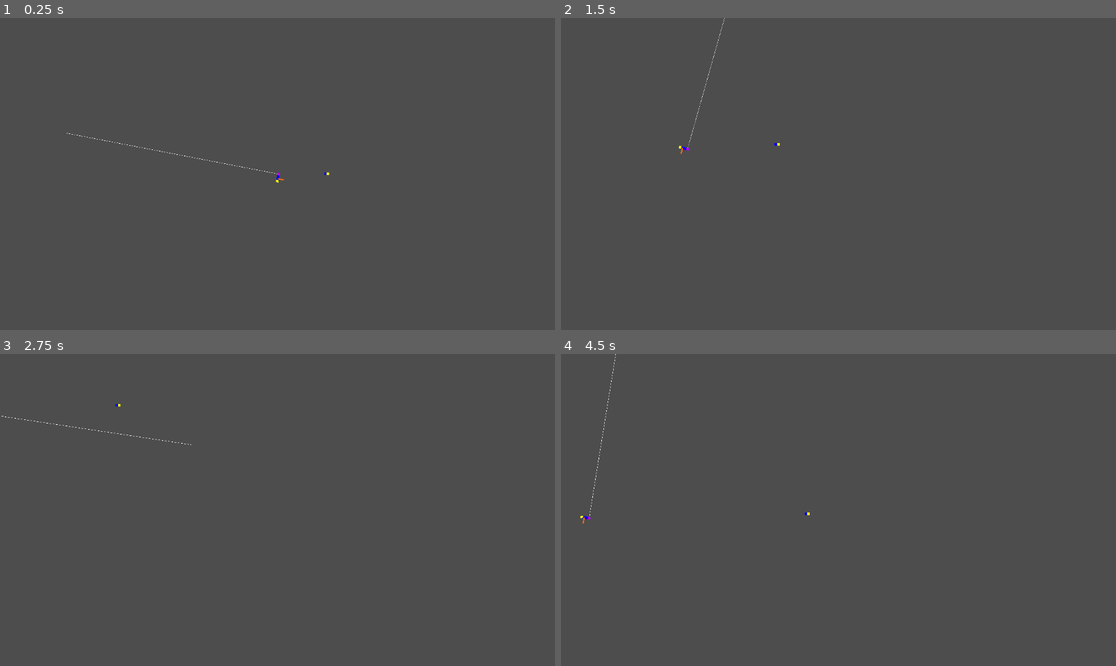
Above: before the commit, frames 1-4 (two rows, left to right).
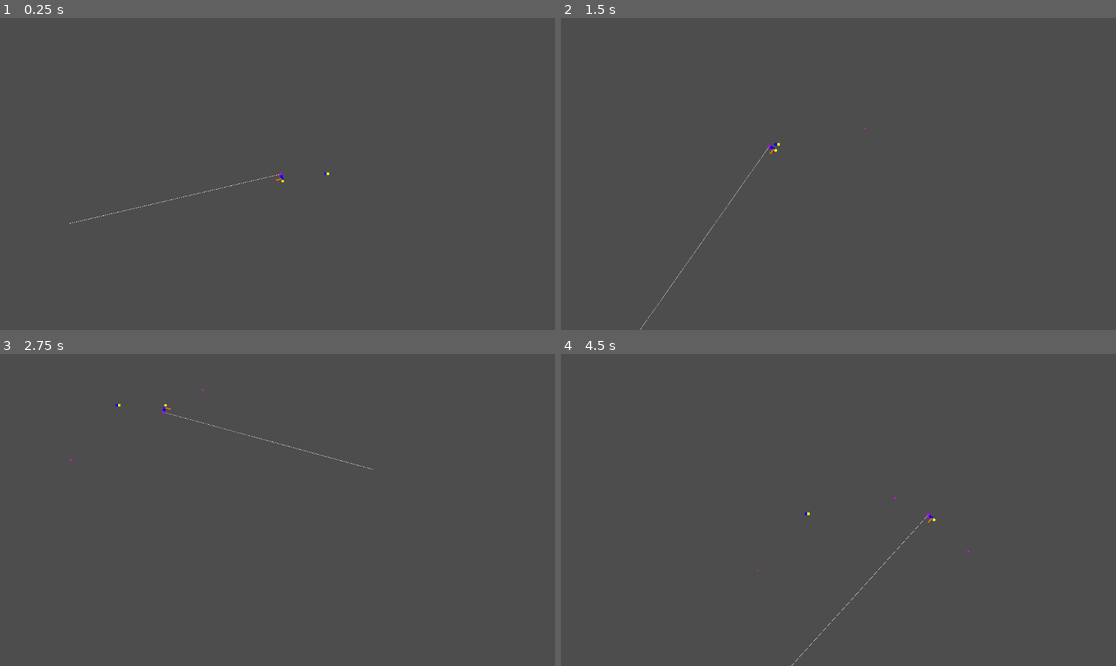
Above: after the commit, the same moments.

Repository: 06gusmog/EVOLUTIONATOR-4000
Game: Godot game, scene res://Misc/testworld.tscn
Same seed, same stepped clock (60 frames per second), same inputs: the game is played once before the commit and once after it.
Inputs (mouse positions are in pixels of both pictures, inside the frame that each line leads up to):
- Up to frame 1 (0.25 s): no input
- Up to frame 2 (1.5 s): move the mouse to (960, 158) at 0.52 s; hold Right (right) 0.53-1.28 s; click (960, 158) at 0.6 s; move the mouse to (727, 189) at 1.27 s; hold Down (down) from 1.28 s (still down); tap Shift (zoom_in) at 1.35 s
- Up to frame 3 (2.75 s): click (166, 525) at 1.55 s; move the mouse to (333, 441) at 2.02 s; release Down (down) at 2.03 s; hold Right (right) from 2.03 s (still down); tap Ctrl (zoom_out) at 2.1 s; click (333, 441) at 2.3 s
- Up to frame 4 (4.5 s): move the mouse to (810, 572) at 2.77 s; release Right (right) at 2.78 s; hold Up (up) 2.78-3.53 s; click (810, 572) at 2.85 s; move the mouse to (1005, 556) at 3.52 s; hold Left (left) from 3.53 s (still down); click (1005, 556) at 3.6 s; move the mouse to (672, 463) at 4.27 s; tap Shift (zoom_in) at 4.35 s

The runs differ from the first frame. In frame 1, 0.2% of the frame differs, in the area x 12-52%, y 36-66%; in frame 2, 0.2%; in frame 3, 0.1%; in frame 4, 0.2%, in the area x 3-74%, y 0-100%.
Error before the commit: Out of bounds get index '0' (on base: 'String') (res://Standards/Cell.gd:27)

Commit message:
Energy, food, bugfixes and touch-ups
I added energy to the creatures. When they run out they die.
I added food, that drops when cells are eaten or when a creature dies.
I fixed the bug where creatures were not reporting their collisions.

Diff:
--- a/Godot/Misc/Creature.gd
+++ b/Godot/Misc/Creature.gd
@@ -2,15 +2,18 @@
 var DNA : Array
 var killing_queue : Array
 var cells : Array
+var energy = 100.0
+var food_object
 
 @export var cell_weight : float
+@export var cell_energy : float
 
 @onready var visual_effects_root_node = $"Visual Effects"
-
 
 # Called when the node enters the scene tree for the first time.
 func _ready():
 	#i is because there is no enumerate
+	food_object = get_parent().get_node('FoodObject')
 	var i = 0
 	for RNA in DNA:
 		var cell_base = load("res://Cell Types/Scenes/" + RNA['Type'] + ".tscn")
@@ -25,11 +28,15 @@
 # Called every frame. 'delta' is the elapsed time since the previous frame.
 func _process(delta):
 	clear_killing_queue()
-
+	var frame_energy_consumption = 0.0
 	for cell in cells:
 		cell.update_output()
 	for cell in cells:
 		cell.read_and_act()
+		frame_energy_consumption += cell.energy_consumption
+	energy -= frame_energy_consumption * delta
+	if energy <= 0:
+		die()
 
 
 func _on_body_shape_entered(body_rid, body, body_shape_index, local_shape_index):
@@ -37,8 +44,10 @@
 	if not body is RigidBody2D:
 		print('---Not a creature break---')
 		return 0
-	var local_cell = get_child(local_shape_index)
-	var body_cell = get_parent().get_child(body).get_child(body_shape_index)
+	var local_cell = cells[local_shape_index]
+	var body_cell = body.cells[body_shape_index]
+	print(body_cell)
+	print(local_cell)
 	if 'Eats' in body_cell.tags and not 'Inedible' in local_cell.tags:
 		print('-We have been consumed-')
 		kill_cell(local_shape_index)
@@ -53,10 +62,19 @@
 		var placeholder_cells = []
 		for cell in cells:
 			if cell.cellID in killing_queue:
+				food_object.add_food(cell_energy, cell.global_position)
 				cell.queue_free()
-				mass -= 1
+				mass -= cell_weight
 				continue
 			cell.remove_connections(killing_queue)
 			placeholder_cells.append(cell)
 		cells = placeholder_cells
 		killing_queue = []
+	if cells == []:
+		die()
+
+func die():
+	for cell in cells:
+		food_object.add_food(cell_energy, cell.global_position)
+		mass -= cell_weight
+	queue_free()
--- /dev/null
+++ b/Godot/Misc/FoodObject.gd
@@ -0,0 +1,27 @@
+extends Area2D
+
+const FOOD_BIT = preload("res://Misc/food_bit.tscn")
+var food : Array
+
+func add_food(energy, food_position):
+	food.append(energy)
+	var instantiated_food_bit = FOOD_BIT.instantiate()
+	instantiated_food_bit.position = food_position
+	add_child(instantiated_food_bit)
+
+func eat_food(index : int):
+	var food_to_eat = get_child(index)
+	if food_to_eat.get_meta('eaten') == false: # This fuckery is necessary because the creature overlapps several times before the food is deleted.
+		food_to_eat.set_meta('eaten', true)
+		food_to_eat.queue_free()
+		return food.pop_at(index)
+	return 0
+
+
+func _on_body_shape_entered(body_rid, body, body_shape_index, local_shape_index):
+	if body is RigidBody2D:
+		var energy_to_eat = eat_food(local_shape_index)
+		body.energy += energy_to_eat
+	else:
+		print('Food in the wall')
+		eat_food(local_shape_index)
--- a/Godot/Misc/creature.tscn
+++ b/Godot/Misc/creature.tscn
@@ -3,6 +3,8 @@
 [ext_resource type="Script" path="res://Misc/Creature.gd" id="1_2isnp"]
 
 [node name="Creature" type="RigidBody2D"]
+max_contacts_reported = 10
+contact_monitor = true
 linear_damp = 2.0
 angular_damp = 5.0
 script = ExtResource("1_2isnp")
--- /dev/null
+++ b/Godot/Misc/food_bit.tscn
@@ -0,0 +1,15 @@
+[gd_scene load_steps=3 format=3 uid="uid://b6cvmdem4ljqp"]
+
+[ext_resource type="Texture2D" uid="uid://be6tg6lcyhdvt" path="res://Misc/visuals/1_white_pixel.png" id="1_gkowr"]
+
+[sub_resource type="CircleShape2D" id="CircleShape2D_x482q"]
+radius = 1.0
+
+[node name="FoodBit" type="CollisionShape2D"]
+shape = SubResource("CircleShape2D_x482q")
+metadata/eaten = false
+
+[node name="Sprite2D" type="Sprite2D" parent="."]
+modulate = Color(1, 0, 1, 1)
+scale = Vector2(0.5, 0.5)
+texture = ExtResource("1_gkowr")
--- /dev/null
+++ b/Godot/Misc/food_object.tscn
@@ -0,0 +1,8 @@
+[gd_scene load_steps=2 format=3 uid="uid://bgpjpvrhc2ioi"]
+
+[ext_resource type="Script" path="res://Misc/FoodObject.gd" id="1_ybqjv"]
+
+[node name="FoodObject" type="Area2D"]
+script = ExtResource("1_ybqjv")
+
+[connection signal="body_shape_entered" from="." to="." method="_on_body_shape_entered"]
--- a/Godot/Misc/testworld.gd
+++ b/Godot/Misc/testworld.gd
@@ -3,17 +3,18 @@
 @export var camera_move_speed = 5.0
 
 var template = load("res://Misc/creature.tscn")
+@onready var food_object = $FoodObject
 
 var creatures = [
 	[
 		{'Type':'eye_cell', 'Position':Vector2(1,0), 'Connections':[], 'Special Sauce':'009'},
 		{'Type':'move_cell', 'Position':Vector2(1,1), 'Connections':['0'], 'Special Sauce':'1234'},
-		{'Type':'move_cell', 'Position':Vector2(1,2), 'Connections':['3'], 'Special Sauce':'005'},
+		{'Type':'move_cell', 'Position':Vector2(1,2), 'Connections':['3'], 'Special Sauce':'505'},
 		{'Type':'neuron_cell', 'Position':Vector2(1,3), 'Connections':[], 'Special Sauce':'0051'}
 	],
 	[
 		{'Type':'move_cell', 'Position':Vector2(0,0), 'Connections':['1'], 'Special Sauce':'004'},
-		{'Type':'neuron_cell', 'Position':Vector2(1,0), 'Connections':[], 'Special Sauce':''}
+		{'Type':'neuron_cell', 'Position':Vector2(1,0), 'Connections':[], 'Special Sauce':'0000'}
 	]
 ]
 
@@ -32,3 +33,5 @@
 func _process(delta):
 	camera_2d.position += Input.get_vector( 'left', 'right', 'up', 'down') * camera_move_speed * 1/camera_2d.zoom
 	camera_2d.zoom -= Vector2(0.01, 0.01) * Input.get_axis("zoom_in", "zoom_out") * camera_2d.zoom
+	if Input.is_action_just_pressed("click"):
+		food_object.add_food(20, get_global_mouse_position())
--- a/Godot/Misc/testworld.tscn
+++ b/Godot/Misc/testworld.tscn
@@ -1,6 +1,7 @@
-[gd_scene load_steps=3 format=3 uid="uid://e56rk6ix6kmn"]
+[gd_scene load_steps=4 format=3 uid="uid://e56rk6ix6kmn"]
 
 [ext_resource type="Script" path="res://Misc/testworld.gd" id="1_b44a6"]
+[ext_resource type="PackedScene" uid="uid://bgpjpvrhc2ioi" path="res://Misc/food_object.tscn" id="2_bhpx2"]
 
 [sub_resource type="PhysicsMaterial" id="PhysicsMaterial_87dk2"]
 
@@ -18,3 +19,5 @@
 
 [node name="Polygon2D" type="Polygon2D" parent="StaticBody2D"]
 polygon = PackedVector2Array(-552, -293, -554, 288, 512, 284, 528, -291, -552, -291, -633, -378, 609, -353, 615, 351, -650, 356, -633, -376)
+
+[node name="FoodObject" parent="." instance=ExtResource("2_bhpx2")]
--- a/Godot/Standards/Cell.gd
+++ b/Godot/Standards/Cell.gd
@@ -5,6 +5,7 @@
 var cellID : String
 var type : String
 var tags : Array # Eats, Uneatable
+var energy_consumption = 1.0
 var connections : Array
 var input : float
 var output : float
--- a/Godot/project.godot
+++ b/Godot/project.godot
@@ -51,6 +51,16 @@
 "events": [Object(InputEventKey,"resource_local_to_scene":false,"resource_name":"","device":-1,"window_id":0,"alt_press …(182 unchanged characters)…
 ]
 }
+"test input"={
+"deadzone": 0.5,
+"events": [Object(InputEventKey,"resource_local_to_scene":false,"resource_name":"","device":-1,"window_id":0,"alt_pressed":false,"shift_pressed":false,"ctrl_pressed":false,"meta_pressed":false,"pressed":false,"keycode":0,"physical_keycode":32,"key_label":0,"unicode":32,"echo":false,"script":null)
+]
+}
+click={
+"deadzone": 0.5,
+"events": [Object(InputEventMouseButton,"resource_local_to_scene":false,"resource_name":"","device":-1,"window_id":0,"alt_pressed":false,"shift_pressed":false,"ctrl_pressed":false,"meta_pressed":false,"button_mask":1,"position":Vector2(105, 6),"global_position":Vector2(109, 47),"factor":1.0,"button_index":1,"canceled":false,"pressed":true,"double_click":false,"script":null)
+]
+}
 
 [physics]
 
Not shown, changed: Godot/Misc/visuals/Colour Explanation.txt
